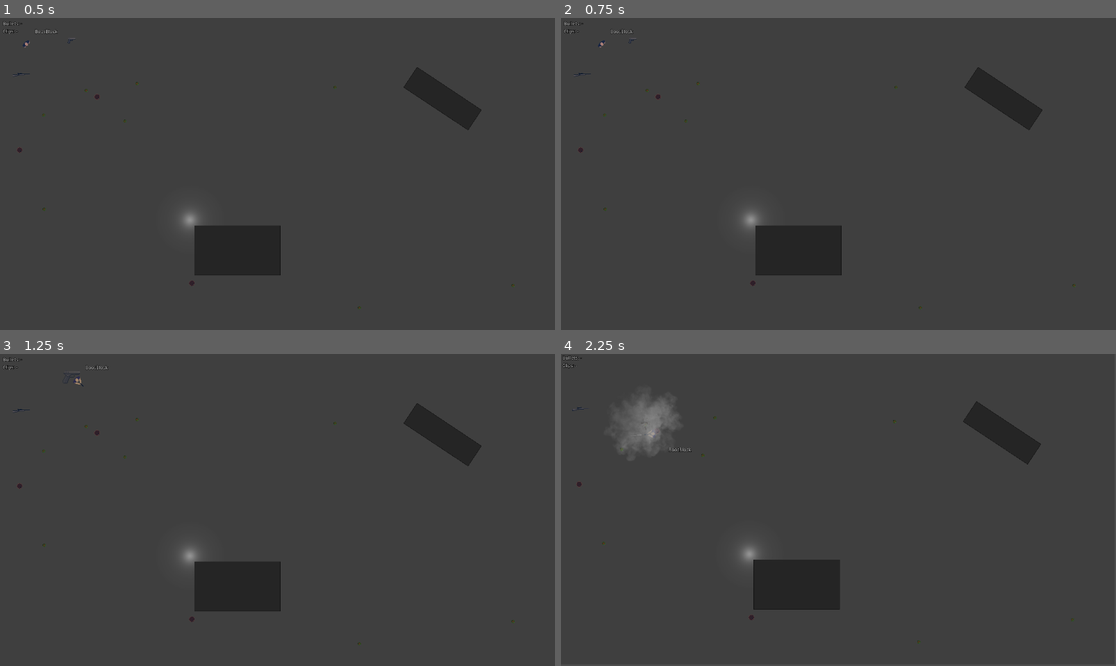
Above: before the commit, frames 1-4 (two rows, left to right).
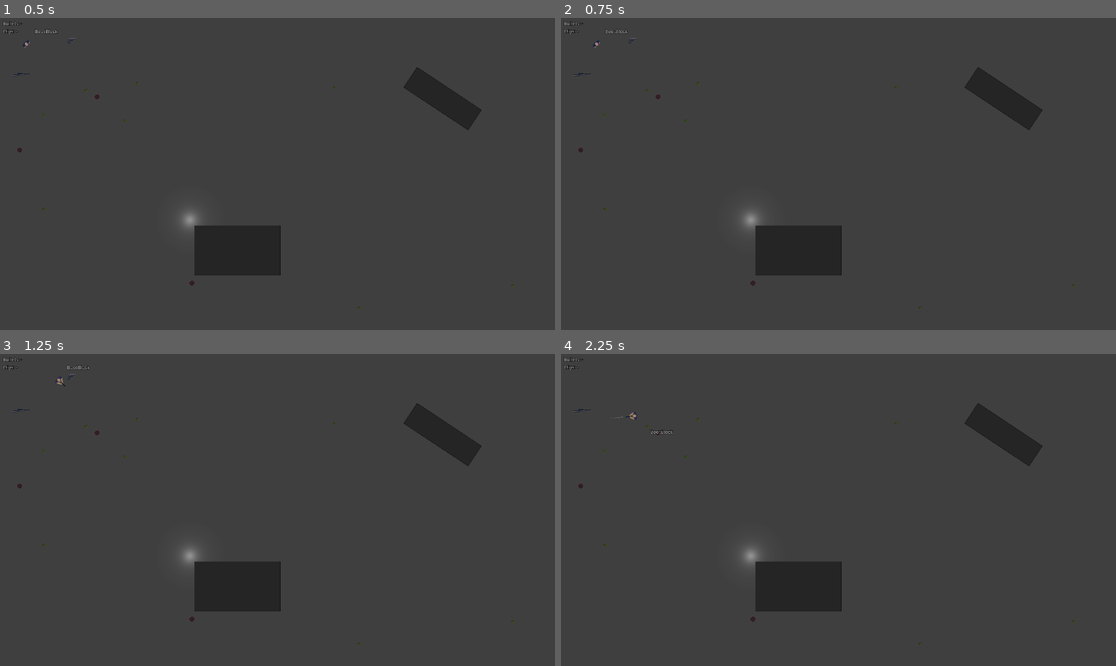
Above: after the commit, the same moments.

Repository: BootBlock/GD-Topdown
Game: Godot game, scene res://Stages/Main.tscn
Same seed, same stepped clock (60 frames per second), same inputs: the game is played once before the commit and once after it. Sound files missing from this copy of the repository are replaced by a short silence.
Inputs:
- Up to frame 1 (0.5 s): no input
- Up to frame 2 (0.75 s): tap Enter at 0.5 s; hold D (move_right) from 0.53 s (still down); tap Space (primary_attack) at 0.6 s
- Up to frame 3 (1.25 s): keep holding D (move_right)
- Up to frame 4 (2.25 s): tap Space (primary_attack) at 1.25, 1.55 s; release D (move_right) at 1.28 s; hold S (move_down) 1.28-2.03 s; tap Down (aim_down) at 1.35 s; hold D (move_right) from 2.03 s (still down); tap Left (aim_left) at 2.1 s

Frame 1 is identical in both runs. In frame 2, less than 0.1% of the frame differs, in the area x 5-14%, y 3-10%; in frame 3, less than 0.1%; in frame 4, 1.6%, in the area x 0-93%, y 0-94%.

Commit message:
Complete ammo reworking
Ammo now works and guns contain the specified ammo stats.

Added: debug_output and debug() to the Item class for selective debugging output.

Diff:
--- a/Items/Item.gd
+++ b/Items/Item.gd
@@ -1,4 +1,7 @@
 class_name Item extends Node2D
+
+## If true, debug information relating to the Item will be printed to the output if debug() is used.
+@export var debug_output := false
 
 ## Determines the stance the item places the player into.
 @export var stance: Player.stances
@@ -10,3 +13,8 @@
 # Called every frame. 'delta' is the elapsed time since the previous frame.
 func _process(delta: float) -> void:
 	pass
+
+## Prints debugging information to the output if debug_output is set to true; otherwise, output is suppressed.
+func debug(data) -> void:
+	if self.debug_output:
+		print(str(data))
--- a/Items/Weapons/Gun.gd
+++ b/Items/Weapons/Gun.gd
@@ -85,6 +85,10 @@
 	self.reload_timer = $ReloadTimer
 	self.audio_player = $AudioStreamPlayer2D
 
+	# The current clip counts towards the clip total; remaining_clips value of 0 indicate unlimited clips.
+	self.remaining_clips = self.maximum_number_of_clips - 1 if self.remaining_clips > 0 else self.remaining_clips
+	self.bullets_remaining_in_clip = self.bullets_per_clip
+
 # Called every frame. 'delta' is the elapsed time since the previous frame.
 func _process(_delta: float) -> void:
 	if self.gun_sight == gun_sights.Dot:		# This lot should be moved into the GunSightDot node
@@ -120,20 +124,27 @@
 	else:
 		if self.maximum_number_of_clips >= 0:
 			if self.remaining_clips > 0:
-				print("Player tried to fire an empty clip - forcing reload...")
-				return self.reload()
+				if self.clip_auto_reloads:
+					self.debug("Cannot fire as the clip is empty - forcing reload...")
+					return self.reload()
+				else:
+					self.debug("Cannot fire as the clip is empty and the gun doesn't auto-reload; Player must manually reload.")
+					return false
 			else:
 				if self.empty_sound:
+					self.debug("Clip is empty.")
 					self.audio_player.stream = self.empty_sound
 					self.audio_player.play()
 					return false
 		else:
 			if self.empty_sound:
-				print("Clip is empty.")
+				self.debug("Clip is empty.")
 				self.audio_player.stream = self.empty_sound
 				self.audio_player.play()
 				return false
 
+	self._update_ammo_display()
+
 	if self.primary_fire_sound:
 		self.audio_player.stream = self.primary_fire_sound
 		self.audio_player.play()
@@ -144,7 +155,7 @@
 	if self.raycast.is_colliding():
 		var collider = self.raycast.get_collider()#.owner
 
-		print("Gun bullet collided with " + collider.name)
+		self.debug("Gun bullet collided with " + collider.name)
 
 		if collider.has_method("hit"):
 			collider.hit(self.damage)
@@ -158,20 +169,22 @@
 func reload() -> bool:
 	# The weapon had clips but has now run out, so don't reload.
 	if self.maximum_number_of_clips > 0 and self.remaining_clips == 0:
-		print("Player ran out of clips and so cannot reload. Skipping reload.")
+		self.debug("Player ran out of clips and so cannot reload. Skipping reload.")
 		return false
 
 	if self.bullets_per_clip == 0:
-		print("Unlimited bullets per clip, so reloading isn't required. Skipping reload.")
+		self.debug("Unlimited bullets per clip, so reloading isn't required. Skipping reload.")
 		return false
 
 	if self.bullets_remaining_in_clip >= self.bullets_per_clip:
-		print("Current clip is full, so reloading would just be a waste of a clip. Skipping reload.")
+		self.debug("Current clip is full, so reloading would just be a waste of a clip. Skipping reload.")
 		return false
 
 	if self.is_reloading:
-		print("Already reloading. Skipping additional reload.")
-		return false
+		self.debug("Already reloading. Skipping additional reload.")
+		return false
+
+	self.debug("Reloading...")
 
 	self.is_reloading = true
 	self.gun_reloading.emit(self.remaining_clips)
@@ -185,6 +198,9 @@
 
 	# The clip will be reloaded once the timer has timed out.
 	return true
+
+func _update_ammo_display() -> void:
+	self.debug("Bullets: " + str(self.bullets_remaining_in_clip) + "/" + str(self.bullets_per_clip) + ", Clips: " + str(self.remaining_clips) + "/" + str(self.maximum_number_of_clips))
 
 func _on_primary_fire_timer_timeout() -> void:
 	if self.clip_auto_reloads and self.bullets_remaining_in_clip == 0:
@@ -201,5 +217,6 @@
 	self.is_reloading = false
 	self.bullets_remaining_in_clip = self.bullets_per_clip
 
-	print("Reloaded. Current ammo count was " + str(self.bullets_remaining_in_clip) + " and is now " + str(self.bullets_per_clip))
+	self.debug("Reloaded.")
+	self._update_ammo_display()
 	return
--- a/Items/Weapons/Projectiles/Pistol/Pistol.tscn
+++ b/Items/Weapons/Projectiles/Pistol/Pistol.tscn
@@ -7,10 +7,10 @@
 [ext_resource type="AudioStream" uid="uid://dnprddacqgocb" path="res://Sounds/Weapons/Pistol/PistolReload.ogg" id="4_t1r13"]
 [ext_resource type="AudioStream" uid="uid://ddjnuxwmy8t2b" path="res://Sounds/Weapons/Pistol/PistolEmptyClick.ogg" id="5_rgemk"]
 
-[node name="Gun" instance=ExtResource("1_vwrly")]
+[node name="Pistol" instance=ExtResource("1_vwrly")]
 script = ExtResource("1_75xia")
 clip_auto_reloads = true
-damage = 10
+damage = 5
 gun_sight = 0
 primary_fire_sound = ExtResource("3_q8kpf")
 reload_sound = ExtResource("4_t1r13")
--- a/Items/Weapons/Projectiles/SniperRifle/SniperRifle.tscn
+++ b/Items/Weapons/Projectiles/SniperRifle/SniperRifle.tscn
@@ -10,7 +10,7 @@
 [node name="SniperRifle" instance=ExtResource("1_m24yb")]
 position = Vector2(-29, 5)
 script = ExtResource("2_0es80")
-maximum_number_of_clips = 4
+maximum_number_of_clips = 3
 bullets_per_clip = 1
 damage = 50
 recoil_duration = 0.2
--- a/Players/Player.gd
+++ b/Players/Player.gd
@@ -6,7 +6,7 @@
 enum stances { none, pistol, rifle }
 
 @export var info: PlayerInfo
-@export var speed = 125
+@export var speed = 80
 
 @onready var stance_idle: Texture2D = preload("res://Players/Player-01-Idle.png")
 @onready var stance_pistol: Texture2D = preload("res://Players/Player-01-PistolStance.png")
